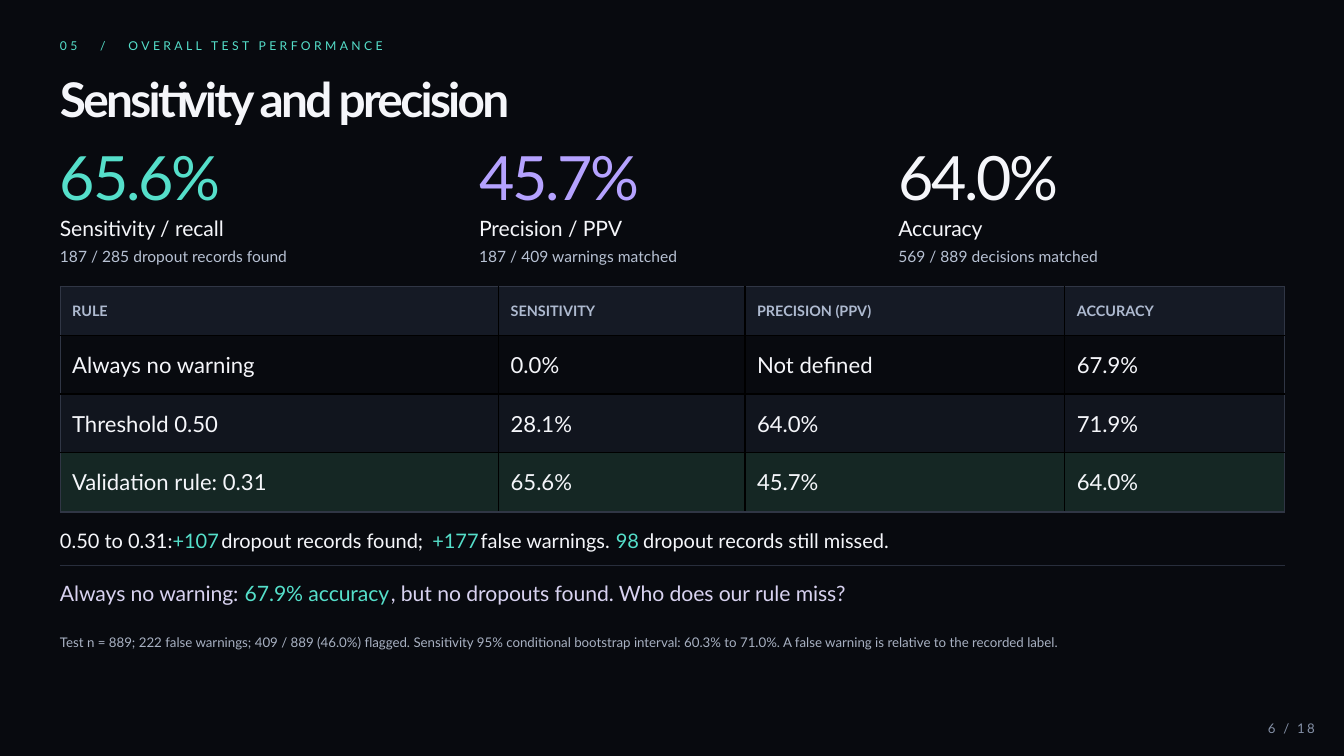
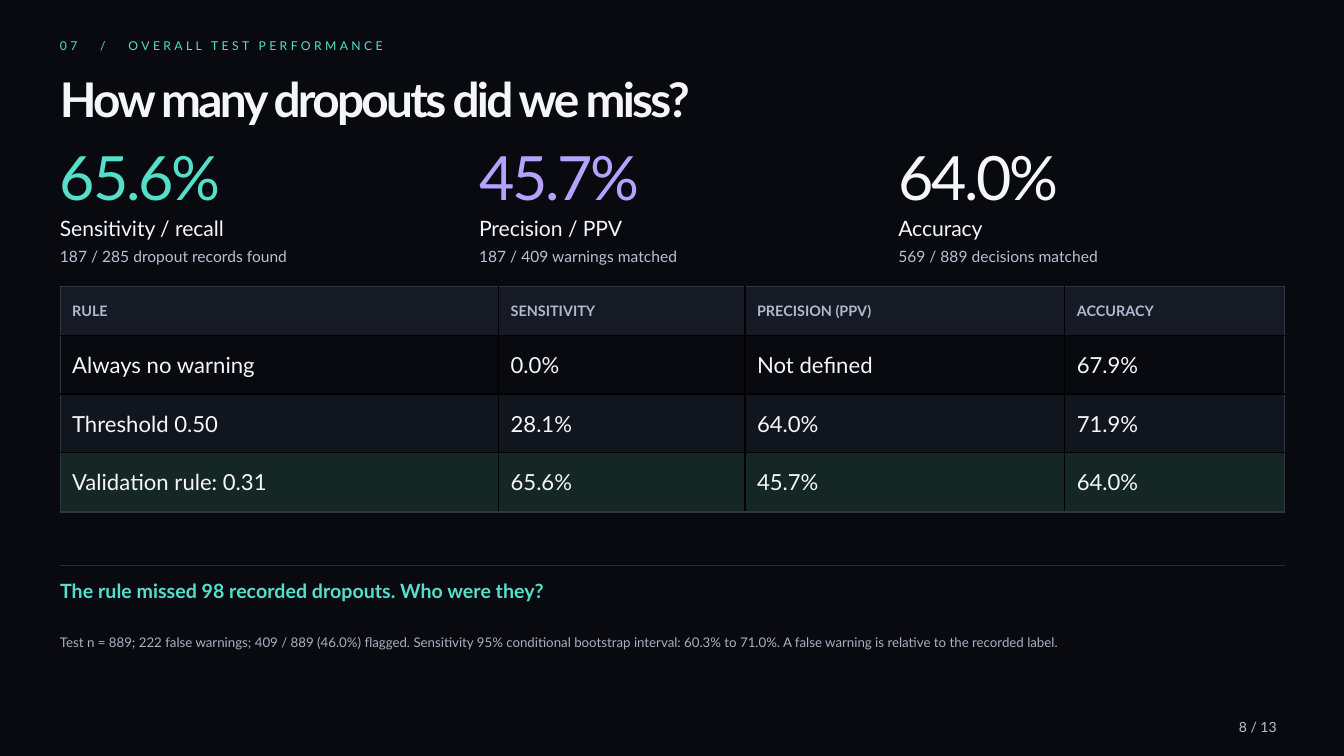
Before and after one commit to Tigershengsheng/ids-project, a slide deck: slide 8 of output/powerpoint/Student_Dropout_Presentation.pptx (slide 6 before the commit). Drawn at 1344x756 pixels with LibreOffice and Linux fonts; fonts in the diff are those of the drawing. Boxes give left, top, right and bottom in pixels: in the first picture for what was removed or moved away, otherwise in the second. Text is boxed around its words. In the diff, an @@ line names an element or a change of style, - is before the commit and + after.

```diff
--- a/output/powerpoint/Student_Dropout_Presentation.pptx
+++ b/output/powerpoint/Student_Dropout_Presentation.pptx
@@ text at [60, 41, 383, 50]: text changed @@
-05 / OVERALL TEST PERFORMANCE
+07 / OVERALL TEST PERFORMANCE
@@ text at [60, 81, 690, 125]: text changed @@
-Sensitivity and precision
+How many dropouts did we miss?
@@ text removed at [60, 533, 172, 548] @@
-0.50 to 0.31:
@@ text removed at [173, 533, 219, 548] @@
-+107
@@ text removed at [221, 533, 424, 552] @@
-dropout records found;
@@ text removed at [432, 533, 478, 548] @@
-+177
@@ text removed at [481, 533, 610, 552] @@
-false warnings.
@@ text removed at [616, 533, 639, 548] @@
-98
@@ text removed at [643, 533, 889, 552] @@
-dropout records still missed.
@@ text removed at [60, 585, 238, 605] @@
-Always no warning:
@@ text added at [60, 583, 544, 602], 14 pt, text #55DFCA, bold @@
+The rule missed 98 recorded dropouts. Who were they?
@@ text removed at [245, 585, 395, 605] @@
-67.9% accuracy
@@ text removed at [401, 585, 846, 605] @@
-, but no dropouts found. Who does our rule miss?
@@ text added at [1239, 722, 1276, 732], 10 pt, text #B8C2D4 @@
+8 / 13
@@ text removed at [1268, 723, 1315, 733] @@
-6 / 18
```
Also in this commit, not shown: 6 other slides changed, 6 slides added, 11 slides removed, 30 other files.
